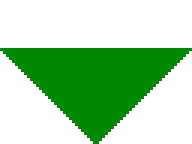
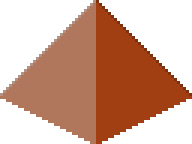
Before/after of a 192px x 144px layered artwork. What changed in the layer stack:
hid "1010" over left=0, top=48, right=192, bottom=144
added layer "rock" above "field" over left=0, top=0, right=192, bottom=144
